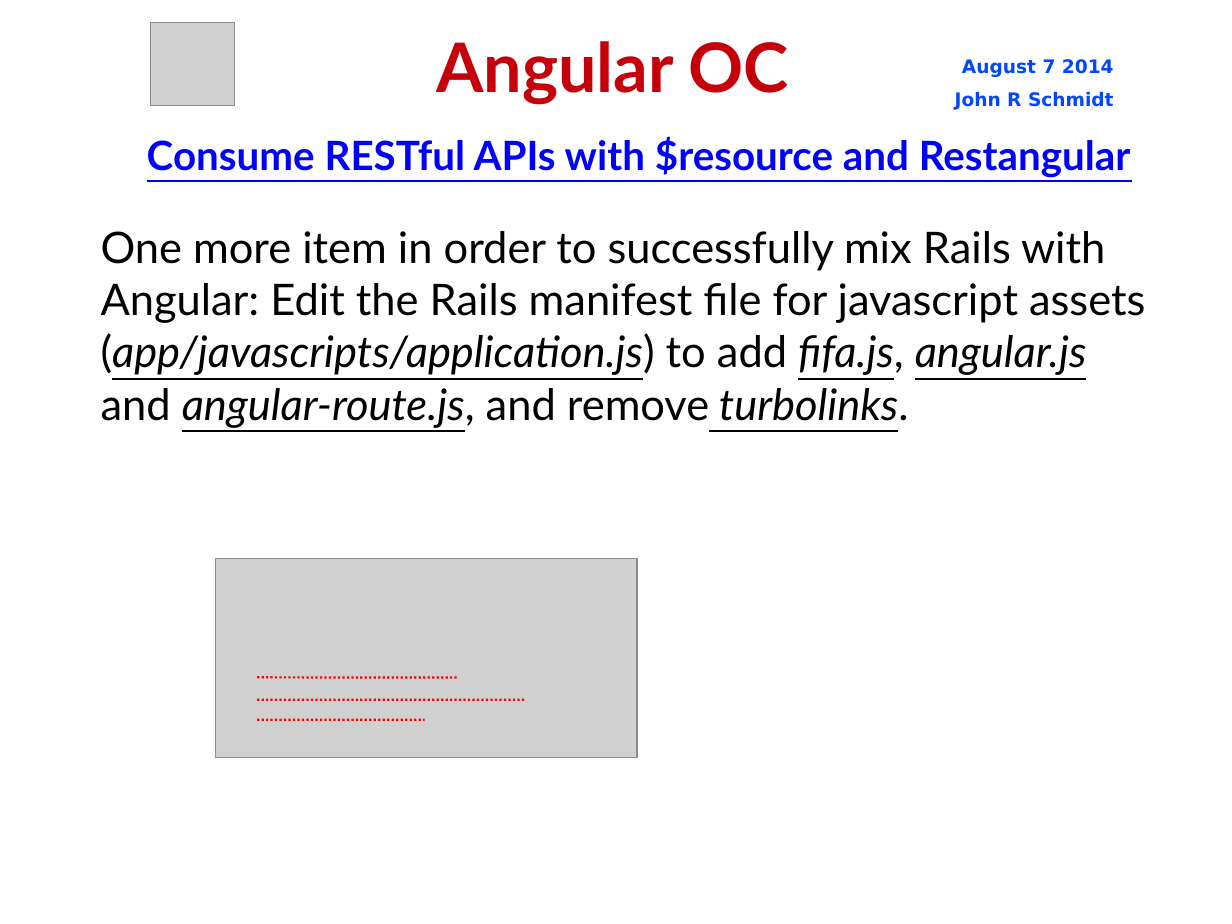
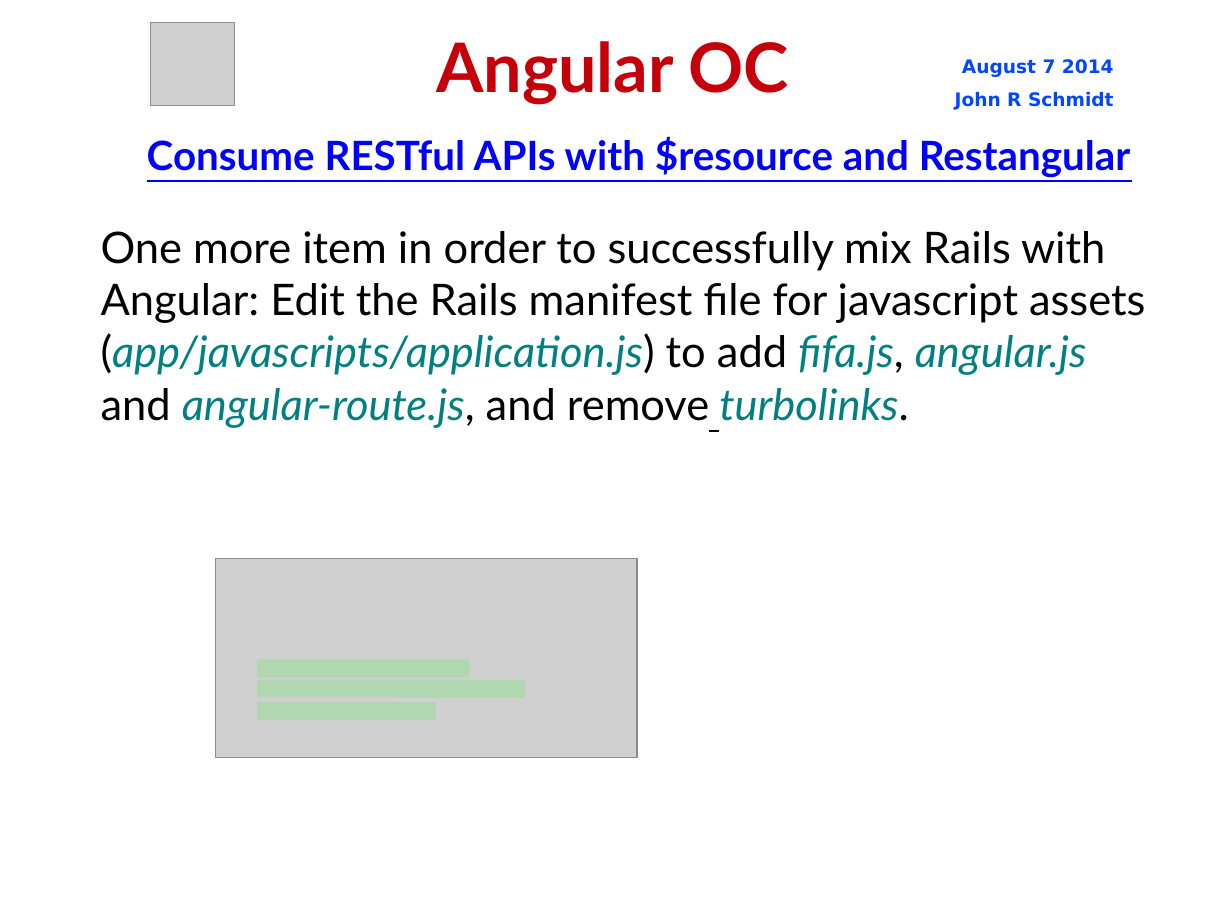
Before and after one commit to jrschmidt/fifa-angular-rest-demo, a slide deck: slide 23 of fifa.odp. Drawn at 1232x924 pixels with LibreOffice and Linux fonts; fonts in the diff are those of the drawing; grey boxes stand for pictures; background and template pictures are left out. Boxes give left, top, right and bottom in pixels: in the first picture for what was removed or moved away, otherwise in the second. Text is boxed around its words. In the diff, an @@ line names an element or a change of style, - is before the commit and + after.

Commit message:
change styles for some elements in the presentation

```diff
--- a/fifa.odp
+++ b/fifa.odp
@@ subtitle "One more item in order ..." at [101,231,1145,428]: text colour #000000 to #008080, underline off in "(app/javascripts/application.js) fifa.js, angular.js angular ..." @@
@@ line moved from (257, 700) - (525, 700) to (257, 689) - (525, 689) @@
@@ line (257, 689) - (525, 689): stroke #FF0000 1.45 pt to #00FF00 11.51 pt @@
@@ line moved from (257, 677) - (458, 677) to (257, 669) - (470, 669) @@
@@ line (257, 669) - (470, 669): stroke #FF0000 1.45 pt to #00FF00 11.51 pt @@
@@ line moved from (257, 720) - (425, 720) to (257, 711) - (436, 711) @@
@@ line (257, 711) - (436, 711): stroke #FF0000 1.45 pt to #00FF00 11.51 pt @@
```
Also in this commit, not shown: 15 other slides changed.
